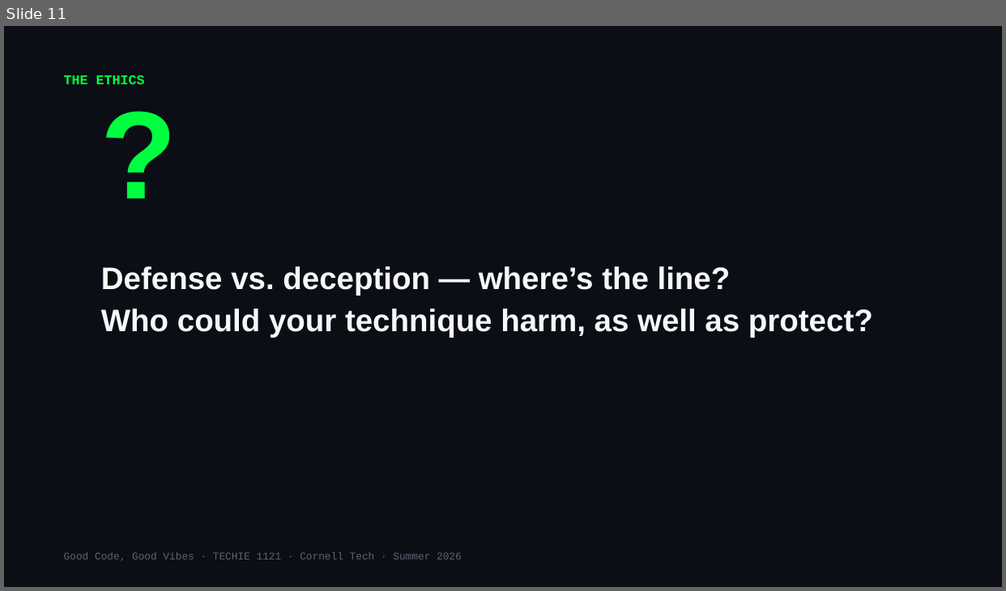
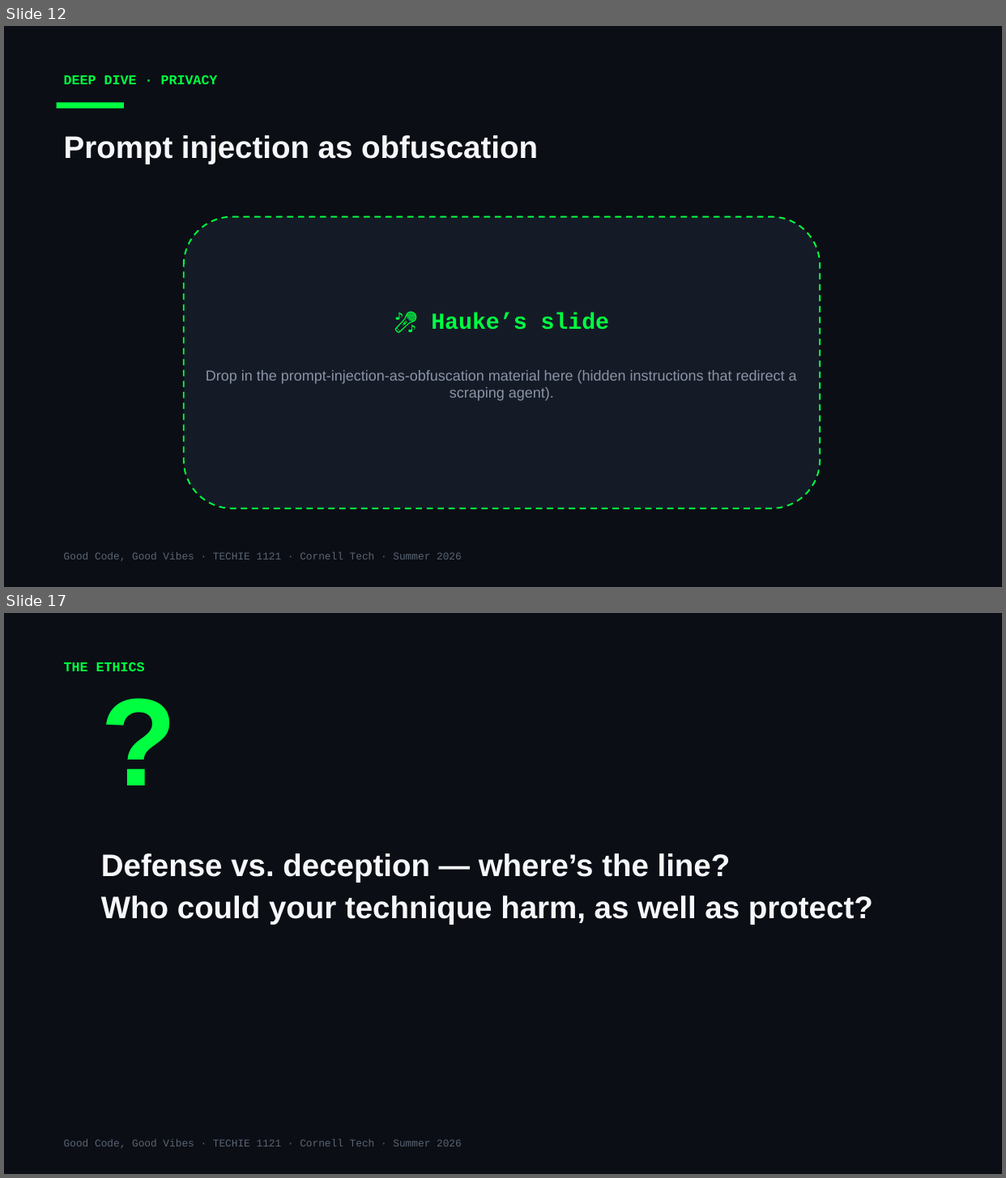
Before and after one commit to Cornell-Tech-Vibe-Coding-Summer-2026/website, a slide deck: slides/Week2-Wed-AI-Against-AI.pptx. Shown one above the other, each under a label of ours: slide 11 before the commit, slides 12 and 17 after it; the slides between them are not shown. The pictures are 1006x591 and 1006x1178 pixels, drawn with LibreOffice and Linux fonts; fonts in the diff are those of the drawing. Boxes give left, top, right and bottom in pixels: in the first picture for what was removed or moved away, otherwise in the second. Text is boxed around its words. In the diff, an @@ line names an element or a change of style, - is before the commit and + after.

```diff
--- a/slides/Week2-Wed-AI-Against-AI.pptx
+++ b/slides/Week2-Wed-AI-Against-AI.pptx
@@ slide 12 added at <box>4,26,1002,587</box>, background #0B0E14 @@
@@ text added at <box>64,75,218,84</box>, 13 pt, text #00FF41, bold @@
+DEEP DIVE · PRIVACY
@@ rectangle added at <box>57,102,124,109</box>, fill #00FF41 @@
@@ text added at <box>64,135,538,164</box>, 30 pt, text #F5F7FA, bold @@
+Prompt injection as obfuscation
@@ rounded rectangle added at <box>184,217,820,509</box>, fill #151B26, outline #00FF41 1.5 pt dashed @@
@@ text added at <box>431,313,610,330</box>, 22 pt, text #00FF41, bold @@
+🎤 Hauke’s slide
@@ text added at <box>206,370,797,401</box>, 14 pt, text #8A94A6 @@
+Drop in the prompt-injection-as-obfuscation material here (hidden instructions that redirect a scraping agent).
@@ text added at <box>64,552,462,561</box>, 10 pt, text #5A6474 @@
+Good Code, Good Vibes · TECHIE 1121 · Cornell Tech · Summer 2026
@@ what was slide 11 is now slide 17 @@
```
Also in this commit, not shown: 9 slides changed, 6 other slides added, 1 slide removed, 2 other files.
